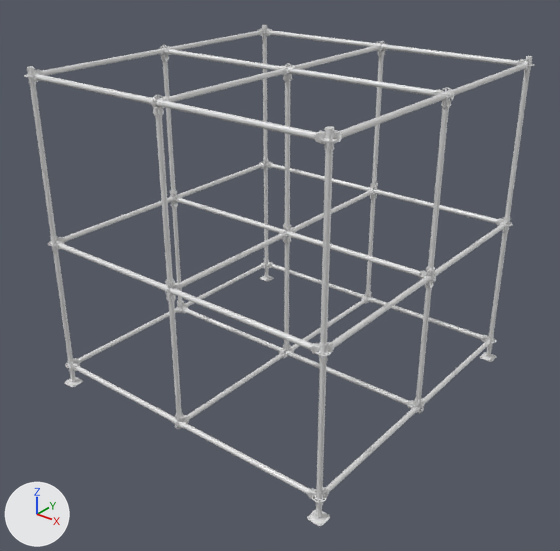
An edit to the FBX model Assets/Models/track_tileset_pieces/scaffold/empty/scaffold_empty_block_foot_384.fbx, drawn before and after from the same camera.
One viewpoint serves both versions: a camera (50 mm lens) standing at (5.3, -6.75, 5.51) and looking at (0.08, -0.24, 1.47). Arrows for +X, +Y and +Z are at lower left; the lights stay in place.

Before the edit, the objects in view are built like this:
```python
me_384mesh_079 = bpy.data.meshes.new('384Mesh.079')
me_384mesh_079.from_pydata(...)  # 11152 vertices, 21064 faces; spans x -2.01..2.01, y -2.01..2.01, z 0.0..3.93
# faces by material slot: [840, 20224]
me_384mesh_079.materials.append(mat_scaffolding_tiling)
me_384mesh_079.materials.append(mat_scaffolding)
ob_scaffold_empty_block_foot_384 = bpy.data.objects.new('scaffold_empty_block_foot_384', me_384mesh_079)
ob_scaffold_empty_block_foot_384.location = (0.0, 0.0, 0.0)
```
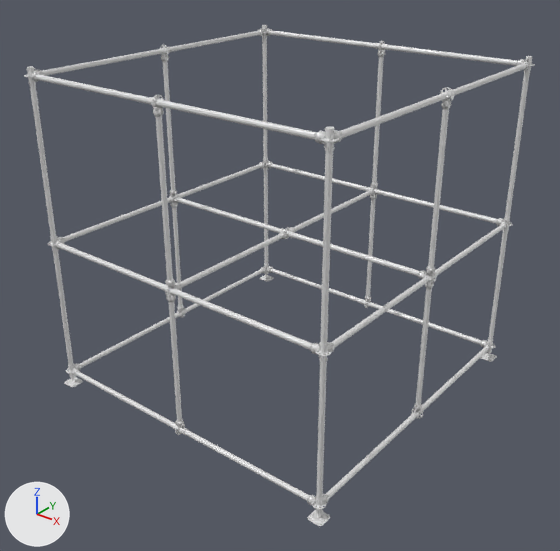
Edits to the scene script, one JSON object a line:
```json
{"block": "me_384mesh_079", "where": "# used by ob_scaffold_empty_block_foot_384; location = (0.0, 0.0, 0.0)"}
{"op": "remove", "block": "me_384mesh_079", "code": "me_384mesh_079.from_pydata(...)  # 11152 vertices, 21064 faces; spans x -2.01..2.01, y -2.01..2.01, z 0.0..3.93"}
{"op": "add", "block": "me_384mesh_079", "code": "me_384mesh_079.from_pydata(...)  # 10198 vertices, 12198 faces; spans x -2.01..2.01, y -2.01..2.01, z 0.0..3.93"}
{"block": "me_384mesh_079", "change": "me_384mesh_079 part 1: the loose piece of 26 vertices spanning x -1.8..1.8, y 1.89..1.95, z 0.23..0.29 is rebuilt with 26 vertices and now spans x -1.8..1.8, y 1.89..1.95, z 0.15..0.21"}
{"block": "me_384mesh_079", "change": "me_384mesh_079 part 2: the loose piece of 26 vertices spanning x 1.89..1.95, y -1.8..1.8, z 0.23..0.29 is rebuilt with 26 vertices and now spans x 1.89..1.95, y -1.8..1.8, z 0.15..0.21"}
{"block": "me_384mesh_079", "change": "me_384mesh_079 part 3: the loose piece of 26 vertices spanning x -1.8..1.8, y -1.95..-1.89, z 0.23..0.29 is rebuilt with 26 vertices and now spans x -1.8..1.8, y -1.95..-1.89, z 0.15..0.21"}
{"block": "me_384mesh_079", "change": "me_384mesh_079 part 4: the loose piece of 26 vertices spanning x -1.95..-1.89, y -1.8..1.8, z 0.23..0.29 is rebuilt with 26 vertices and now spans x -1.95..-1.89, y -1.8..1.8, z 0.15..0.21"}
{"block": "me_384mesh_079", "change": "me_384mesh_079 part 5: 124 loose pieces with 1974 vertices, spanning x -1.96..1.96, y -1.96..1.97, z 0.19..3.91, are deleted"}
{"block": "me_384mesh_079", "change": "me_384mesh_079 part 6: 1075 vertices moved within x -2.0..2.0, y -2.0..2.0, z 0.01..3.92; 4133 vertices removed from x -1.99..1.99, y -1.99..1.99, z 0.01..3.93; 4805 vertices added at x -1.99..2.0, y -2.0..1.99, z 0.01..3.93"}
{"block": "me_384mesh_079", "change": "me_384mesh_079 part 7: 372 kept faces spanning x -1.96..1.96, y -1.96..1.96, z 0.22..3.92 get new texture (UV) coordinates"}
```

Changed parts and their boxes [x1, y1, x2, y2] in the pictures (560 x 551 px; the box of a moved part takes in the faces that stretch with it):
```json
{"part": 1, "of": "me_384mesh_079", "change": "rebuilt", "before": [271, 264, 482, 339], "after": [271, 269, 482, 344]}
{"part": 2, "of": "me_384mesh_079", "change": "rebuilt", "before": [326, 342, 489, 492], "after": [326, 347, 488, 499]}
{"part": 3, "of": "me_384mesh_079", "change": "rebuilt", "before": [75, 366, 309, 494], "after": [76, 371, 310, 501]}
{"part": 4, "of": "me_384mesh_079", "change": "rebuilt", "before": [79, 264, 263, 362], "after": [80, 269, 263, 368]}
{"part": 5, "of": "me_384mesh_079", "change": "deleted", "before": [67, 42, 511, 495]}
{"part": 6, "of": "me_384mesh_079", "change": "moved or reshaped", "before": [30, 28, 529, 523], "after": [30, 28, 529, 523]}
{"part": 7, "of": "me_384mesh_079", "change": "surface changed", "before": [58, 30, 528, 346], "after": [58, 30, 528, 346]}
```
